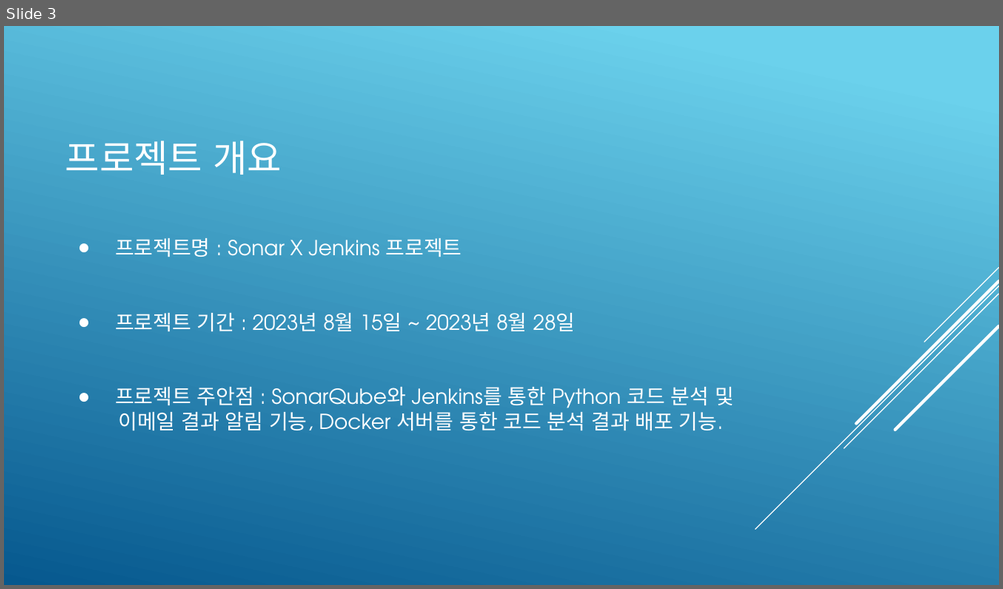
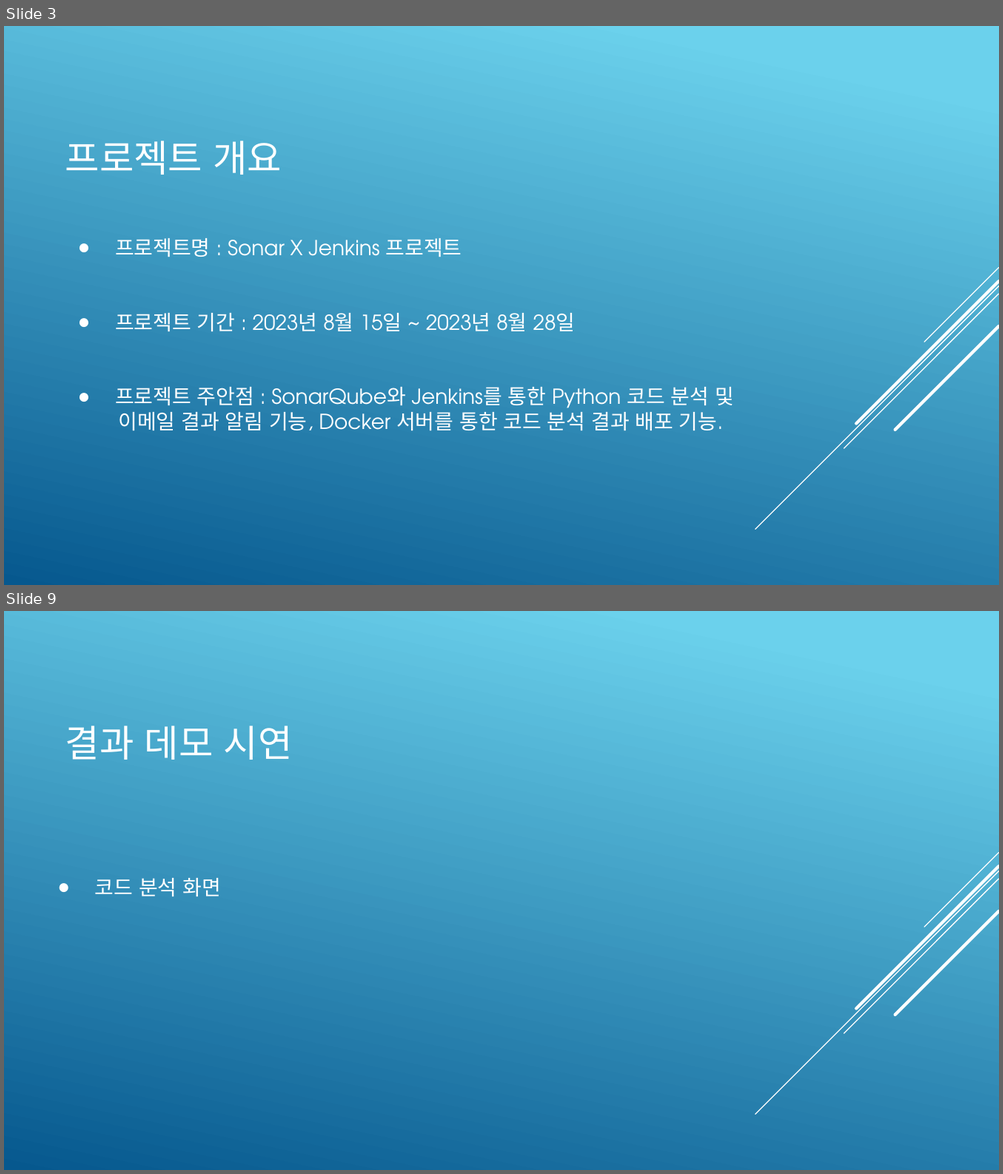
Before and after one commit to KimJeongHoon190/First_Project, a slide deck: 제출자료/최종 발표 프레젠테이션(김정훈).pptx. Shown one above the other, each under a label of ours: slide 3 before the commit, slides 3 and 9 after it; the slides between them are not shown. The pictures are 1003x589 and 1003x1174 pixels, drawn with LibreOffice and Linux fonts; fonts in the diff are those of the drawing. Boxes give left, top, right and bottom in pixels: in the first picture for what was removed or moved away, otherwise in the second. Text is boxed around its words. In the diff, an @@ line names an element or a change of style, - is before the commit and + after.

```diff
--- a/제출자료/최종 발표 프레젠테이션(김정훈).pptx
+++ b/제출자료/최종 발표 프레젠테이션(김정훈).pptx
@@ slide 9 added at (x1=4, y1=611, x2=999, y2=1170), background gradient #6ED2EB to #06588E; not listed: 5 template elements that a slide beside it also shows @@
@@ title added at (x1=65, y1=726, x2=293, y2=760), 27 pt, text #FFFFFF @@
+결과 데모 시연
@@ text added at (x1=95, y1=878, x2=221, y2=897), 15 pt, text #FFFFFF @@
+● 코드 분석 화면
```
Also in this commit, not shown: 6 slides changed, 1 other slide added, 2 slides removed.
